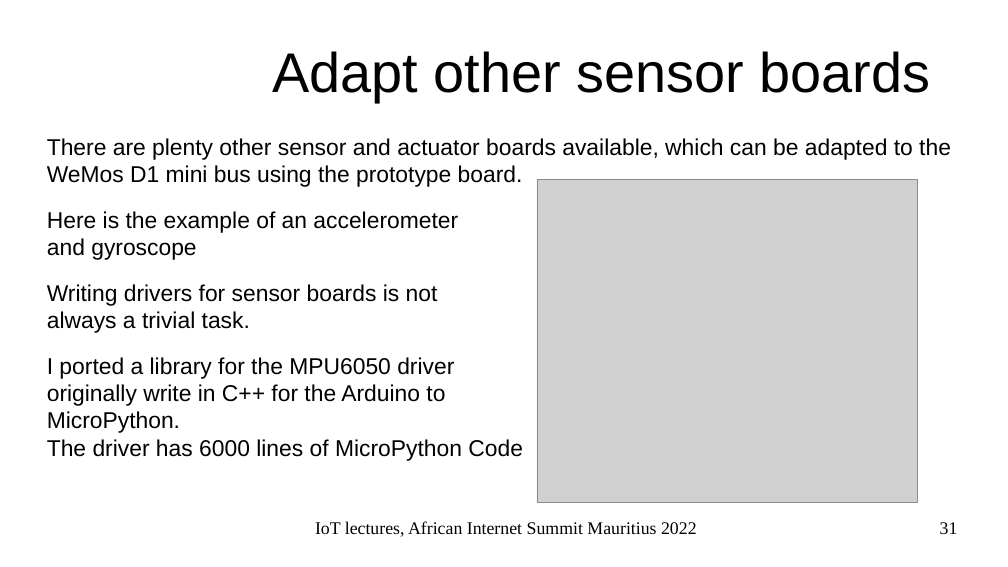
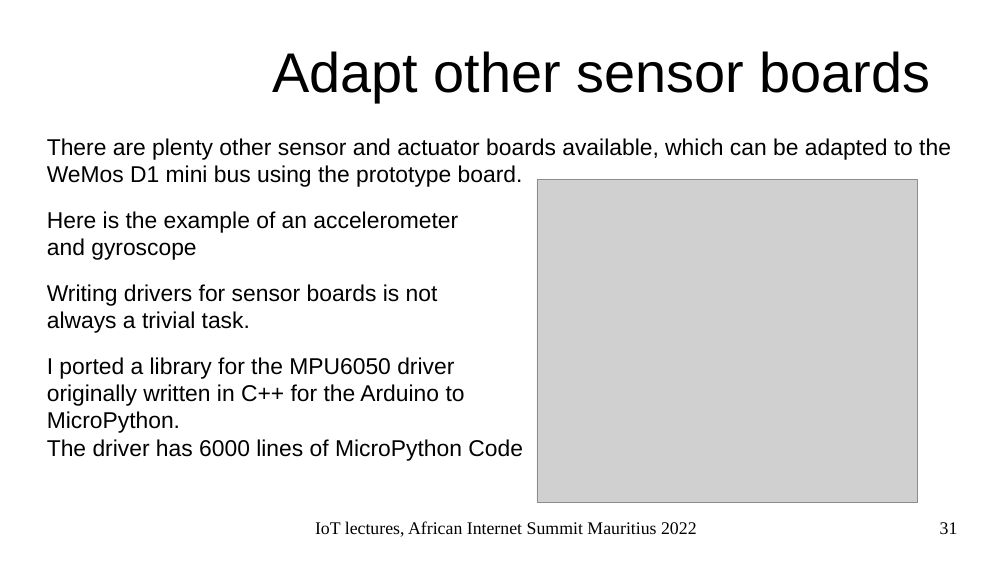
Before and after one commit to uraich/AIS-2022_IoT_Tutorial, a slide deck: slide 31 of slides/ais2022_lect2.odp. Drawn at 1008x567 pixels with LibreOffice and Linux fonts; fonts in the diff are those of the drawing; grey boxes stand for pictures; background and template pictures are left out. Boxes give left, top, right and bottom in pixels: in the first picture for what was removed or moved away, otherwise in the second. Text is boxed around its words. In the diff, an @@ line names an element or a change of style, - is before the commit and + after.

```diff
--- a/slides/ais2022_lect2.odp
+++ b/slides/ais2022_lect2.odp
@@ text at <box>47,357,523,461</box>: text changed @@
-I ported a library for the MPU6050 driver
-originally write in C++ for the Arduino to
-MicroPython.
-The driver has 6000 lines of MicroPython Code
+I ported a library for the MPU6050 driver
+originally written in C++ for the Arduino to
+MicroPython.
+The driver has 6000 lines of MicroPython Code
```
Also in this commit, not shown: 16 other slides changed, 1 slide added, 2 other files.
